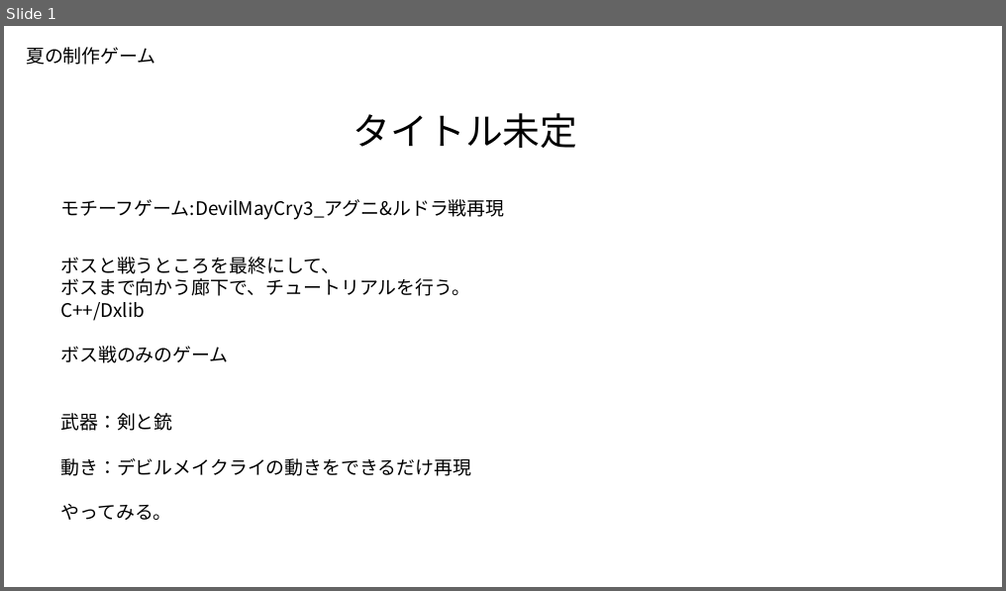
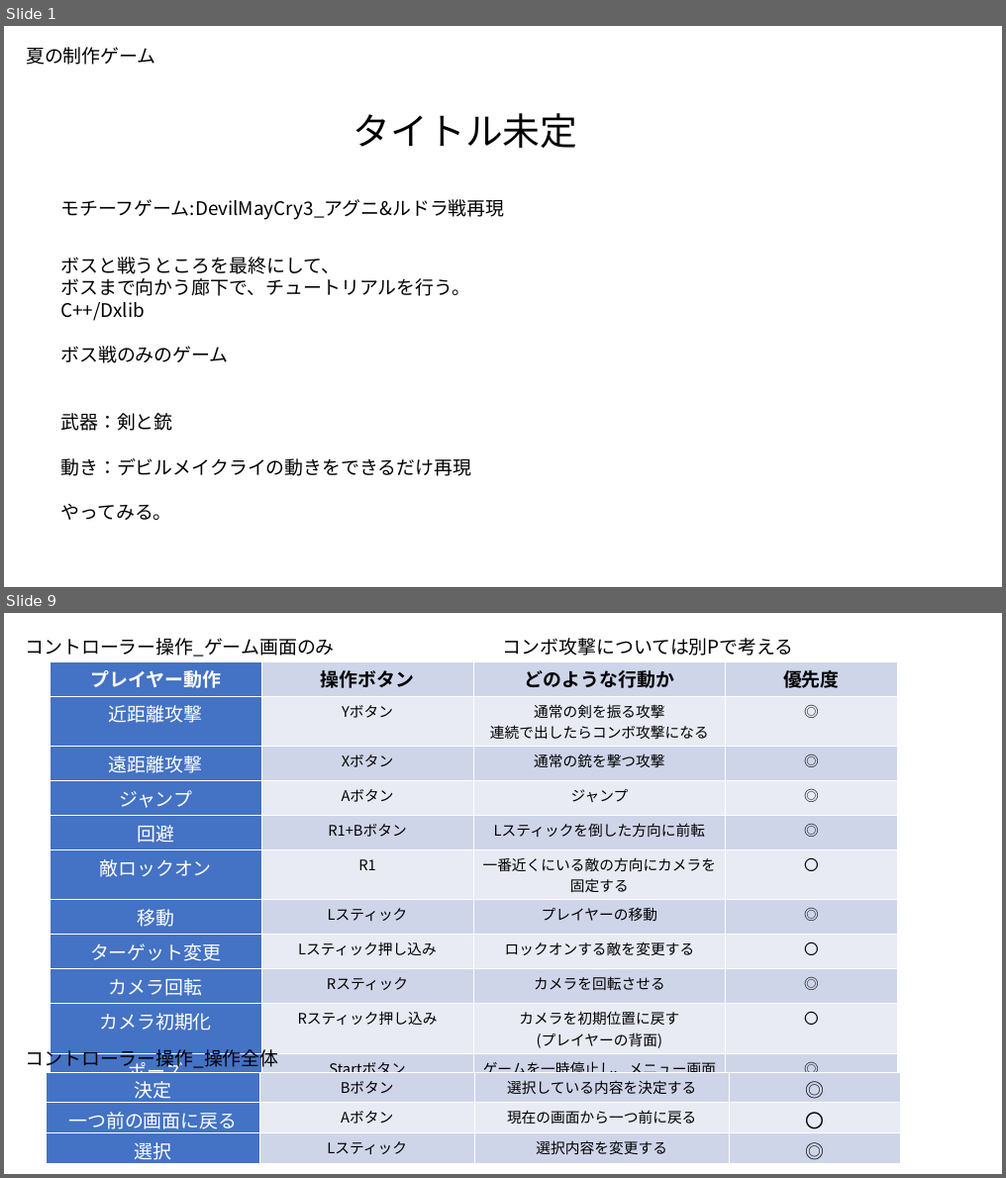
Before and after one commit to kakisawa/ProductionWork, a slide deck: 3DGame_2/川﨑MayCry!_仕様書.pptx. Shown one above the other, each under a label of ours: slide 1 before the commit, slides 1 and 9 after it; the slides between them are not shown. The pictures are 1006x591 and 1006x1178 pixels, drawn with LibreOffice and Linux fonts; fonts in the diff are those of the drawing. Boxes give left, top, right and bottom in pixels: in the first picture for what was removed or moved away, otherwise in the second. Text is boxed around its words. In the diff, an @@ line names an element or a change of style, - is before the commit and + after.

```diff
--- a/3DGame_2/川﨑MayCry!_仕様書.pptx
+++ b/3DGame_2/川﨑MayCry!_仕様書.pptx
@@ slide 9 added at (4,613,1002,1174), background #FFFFFF @@
@@ text added at (25,638,334,657), 18 pt, text #000000 @@
+コントローラー操作_ゲーム画面のみ
@@ text added at (503,638,794,656), 18 pt, text #000000 @@
+コンボ攻撃については別Pで考える
@@ table added at (50,662,897,1158), 11 rows, 4 columns @@
+プレイヤー動作 | 操作ボタン | どのような行動か | 優先度
+近距離攻撃 | Yボタン | 通常の剣を振る攻撃 / 連続で出したらコンボ攻撃になる | ◎
+遠距離攻撃 | Xボタン | 通常の銃を撃つ攻撃 | ◎
+ジャンプ | Aボタン | ジャンプ | ◎
+回避 | R1+Bボタン | Lスティックを倒した方向に前転 | ◎
+敵ロックオン | R1 | 一番近くにいる敵の方向にカメラを固定する | 〇
+移動 | Lスティック | プレイヤーの移動 | ◎
+ターゲット変更 | Lスティック押し込み | ロックオンする敵を変更する | 〇
+カメラ回転 | Rスティック | カメラを回転させる | ◎
+カメラ初期化 | Rスティック押し込み | カメラを初期位置に戻す / (プレイヤーの背面) | 〇
+ポーズ | Startボタン | ゲームを一時停止し、メニュー画面を開く | ◎
@@ text added at (25,1047,278,1071), 18 pt, text #000000 @@
+コントローラー操作_操作全体
@@ table added at (46,1072,901,1164), 3 rows, 4 columns @@
+決定 | Bボタン | 選択している内容を決定する | ◎
+一つ前の画面に戻る | Aボタン | 現在の画面から一つ前に戻る | 〇
+選択 | Lスティック | 選択内容を変更する | ◎
```
Also in this commit, not shown: 6 slides changed, 3 other slides added, 1 slide removed, 27 other files.
